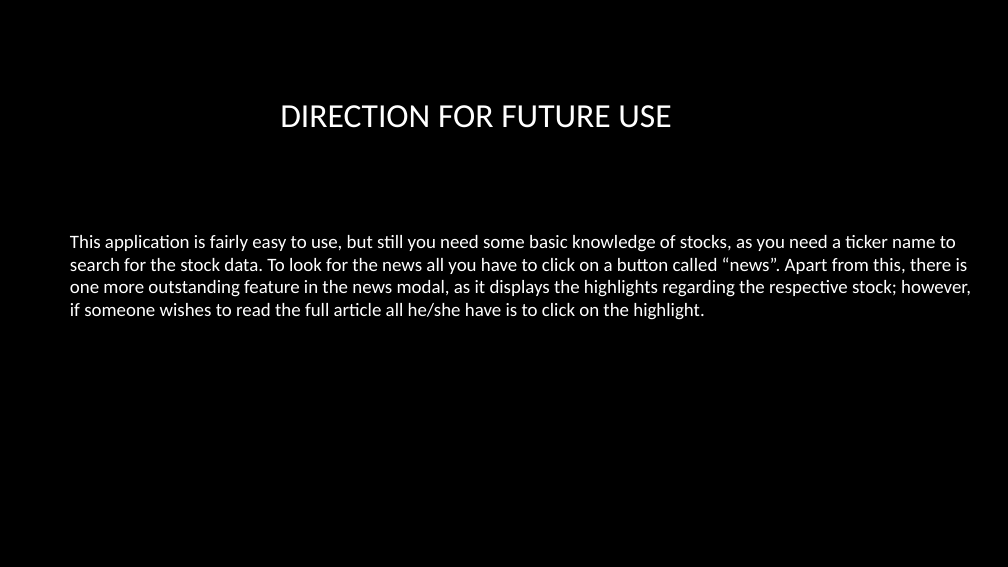
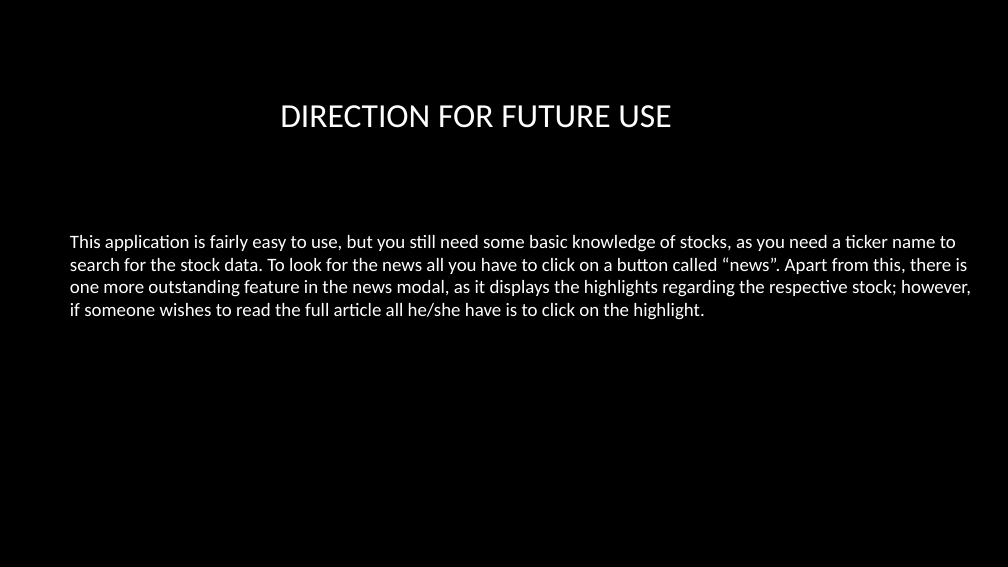
Before and after one commit to JWMedeiros/Realtime_Stock_Analysis, a slide deck: slide 6 of Real Time Stock Analysis.pptx. Drawn at 1008x567 pixels with LibreOffice and Linux fonts; fonts in the diff are those of the drawing; background and template pictures are left out. Boxes give left, top, right and bottom in pixels: in the first picture for what was removed or moved away, otherwise in the second. Text is boxed around its words. In the diff, an @@ line names an element or a change of style, - is before the commit and + after.

```diff
--- a/Real Time Stock Analysis.pptx
+++ b/Real Time Stock Analysis.pptx
@@ text at (70, 235, 971, 320): text changed @@
-This application is fairly easy to use, but still you need some basic knowledge of stocks, as you need a ticker name to search for the stock data. To look for the news all you have to click on a button called “news”. Apart from this, there is one more outstanding feature in the news modal, as it displays the highlights regarding the respective stock; however, if someone wishes to read the full article all he/she have is to click on the highlight.
+This application is fairly easy to use, but you still need some basic knowledge of stocks, as you need a ticker name to search for the stock data. To look for the news all you have to click on a button called “news”. Apart from this, there is one more outstanding feature in the news modal, as it displays the highlights regarding the respective stock; however, if someone wishes to read the full article all he/she have is to click on the highlight.
```
Also in this commit, not shown: 5 other slides changed, 2 other files.
